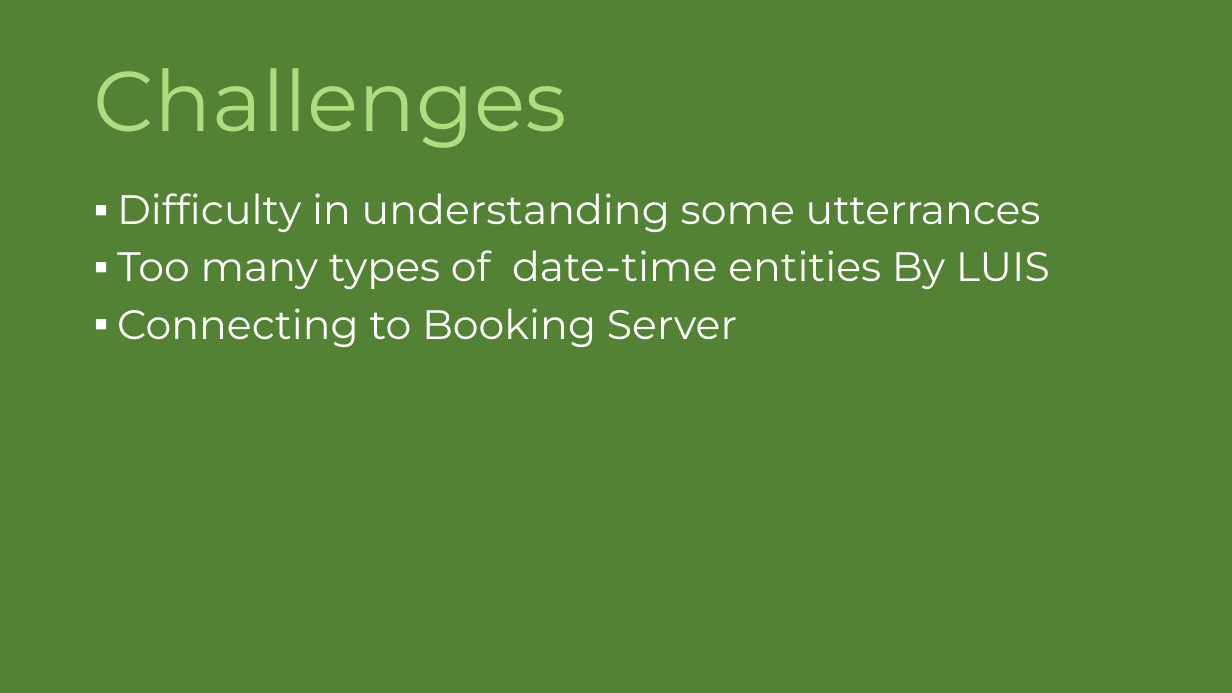
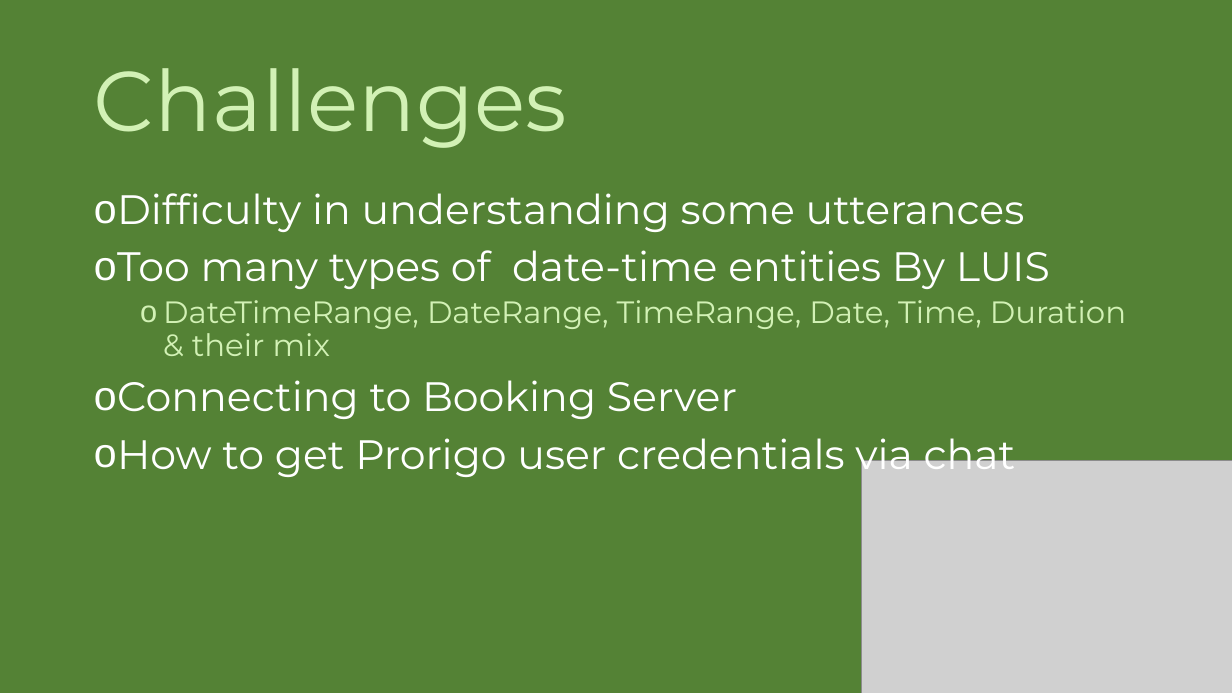
Before and after one commit to Vedang18/ProBOT, a slide deck: slide 3 of probot.pptx. Drawn at 1232x693 pixels with LibreOffice and Linux fonts; fonts in the diff are those of the drawing; grey boxes stand for pictures. Boxes give left, top, right and bottom in pixels: in the first picture for what was removed or moved away, otherwise in the second. Text is boxed around its words. In the diff, an @@ line names an element or a change of style, - is before the commit and + after.

```diff
--- a/probot.pptx
+++ b/probot.pptx
@@ title "Challenges" at bbox=[94, 68, 567, 148]: text colour #AFDC7E to #D2F1B5 @@
@@ text at bbox=[117, 193, 1025, 232]: text changed @@
-▪ Difficulty in understanding some utterrances
+o Difficulty in understanding some utterances
@@ text at bbox=[117, 250, 1050, 419]: bullet ▪ to o @@
@@ text at bbox=[163, 300, 1126, 356]: paragraph added @@
+  o DateTimeRange, DateRange, TimeRange, Date, Time, Duration & their mix
@@ text at bbox=[117, 438, 1016, 480]: paragraph added @@
+o How to get Prorigo user credentials via chat
@@ picture added at bbox=[861, 460, 1232, 693] @@
```
Also in this commit, not shown: 6 other slides changed, 1 slide removed.
